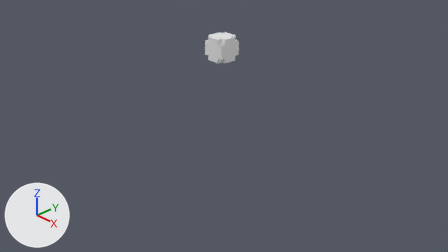
The Blender file Assets/Models/NormalBullet.blend as it was, and as the next commit left it.
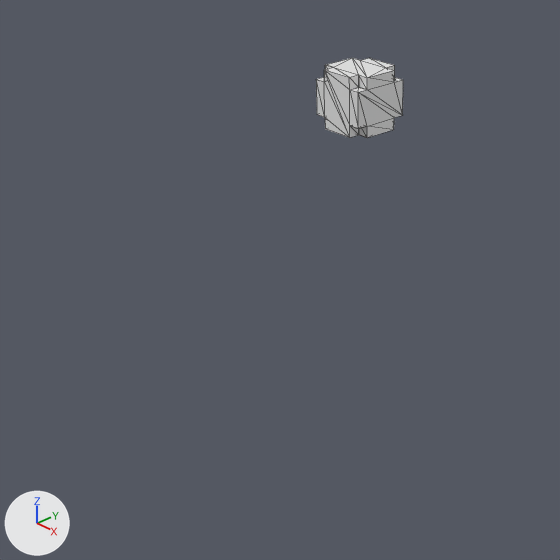
Each version appears first from the file's camera 'Camera', and next in a close-up on the part from 18% to 67% of the width and 4% to 91% of the height. The axes (+X, +Y, +Z) are drawn at lower left. The lights are the same throughout. The close-ups show mesh edges as thin lines. Materials are left out; every surface is plain grey.

In view in the first close-up: 'NormalBullet'.
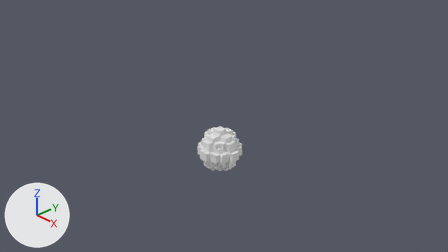
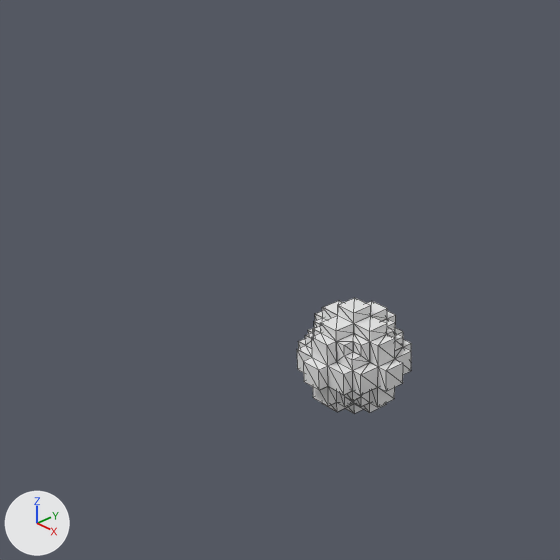
Location of each change, [x1, y1, x2, y2] in pixels of the close-ups (560 x 560 px; the box of a moved part takes in the faces that stretch with it):
'NormalBullet', reshaped, moved (31% wider, 43% taller)
    before: [316, 58, 403, 138]
    after: [297, 298, 411, 413]
part 1 of me_normalbullet, moved or reshaped (not visible afterwards)
    before: [350, 126, 359, 138]
part 2 of me_normalbullet, moved or reshaped (not visible afterwards)
    before: [349, 75, 359, 89]
part 3 of me_normalbullet, moved or reshaped (not visible before)
    after: [345, 397, 353, 406]
part 4 of me_normalbullet, moved or reshaped (not visible before)
    after: [344, 342, 353, 356]
part 5 of me_normalbullet, moved or reshaped (not visible afterwards)
    before: [359, 126, 367, 138]
part 6 of me_normalbullet, moved or reshaped
    before: [359, 75, 367, 90]
    after: [314, 322, 320, 328]
part 7 of me_normalbullet, moved or reshaped (not visible before)
    after: [353, 397, 361, 407]
part 8 of me_normalbullet, moved or reshaped (not visible before)
    after: [353, 342, 361, 356]
part 9 of me_normalbullet, moved or reshaped (not visible afterwards)
    before: [350, 87, 366, 92]
part 10 of me_normalbullet, moved or reshaped
    before: [317, 77, 324, 81]
    after: [306, 332, 313, 338]
part 11 of me_normalbullet, moved or reshaped (not visible before)
    after: [345, 352, 360, 360]
part 12 of me_normalbullet, deleted
    before: [316, 58, 403, 138]
part 13 of me_normalbullet, added
    after: [297, 298, 411, 413]

Patch to the scene script:
```diff
--- a/Assets/Models/NormalBullet.blend.py
+++ b/Assets/Models/NormalBullet.blend.py
@@ me_normalbullet @@
 # used by ob_normalbullet; location = (0.25, 0.25, 2.25); rotation_euler = (1.571, 0.0, -3.142), in degrees (90, 0, -180)
-me_normalbullet.from_pydata(...)  # 168 vertices, 108 faces; spans x -0.25..0.25, y -0.25..0.25, z -0.25..0.25
+me_normalbullet.from_pydata(...)  # 600 vertices, 396 faces; spans x -0.969..0.031, y -0.477..0.523, z -0.523..0.477
+# me_normalbullet part 1: the loose piece of 4 vertices spanning x -0.15, y -0.25..-0.15, z -0.25..-0.15 is moved by (-0.119, -0.027, -0.073)
+# me_normalbullet part 2: the loose piece of 4 vertices spanning x -0.15, y 0.15..0.25, z -0.25..-0.15 is moved by (-0.119, 0.073, -0.073)
+# me_normalbullet part 3: the loose piece of 4 vertices spanning x 0.15, y -0.25..-0.15, z -0.25..-0.15 is moved by (-0.819, -0.027, -0.073)
+# me_normalbullet part 4: the loose piece of 4 vertices spanning x 0.15, y 0.15..0.25, z -0.25..-0.15 is moved by (-0.819, 0.073, -0.073)
+# me_normalbullet part 5: the loose piece of 4 vertices spanning x -0.25..-0.15, y -0.25..-0.15, z -0.15 is moved by (-0.019, -0.027, -0.073)
+# me_normalbullet part 6: the loose piece of 4 vertices spanning x -0.25..-0.15, y 0.15..0.25, z -0.15 is moved by (-0.019, 0.073, -0.073)
+# me_normalbullet part 7: the loose piece of 4 vertices spanning x -0.25..-0.15, y -0.25..-0.15, z 0.15 is moved by (-0.519, -0.027, -0.373)
+# me_normalbullet part 8: the loose piece of 4 vertices spanning x -0.25..-0.15, y 0.15..0.25, z 0.15 is moved by (-0.519, 0.073, -0.373)
+# me_normalbullet part 9: the loose piece of 4 vertices spanning x -0.25..-0.15, y 0.15, z -0.25..-0.15 is moved by (-0.519, -0.327, -0.073)
+# me_normalbullet part 10: the loose piece of 4 vertices spanning x 0.15..0.25, y 0.15, z -0.25..-0.15 is moved by (-0.419, 0.073, -0.073)
+# me_normalbullet part 11: the loose piece of 4 vertices spanning x 0.15..0.25, y -0.15, z -0.25..-0.15 is moved by (-0.919, 0.373, -0.073)
+# me_normalbullet part 12: 6 loose pieces with 72 vertices, spanning x -0.25..0.25, y -0.25..0.25, z -0.25..0.25, are deleted
+# me_normalbullet part 13: 504 vertices added at x -0.969..0.031, y -0.477..0.523, z -0.523..0.477
@@ ob_normalbullet @@
 ob_normalbullet = bpy.data.objects.new('NormalBullet', me_normalbullet)
-ob_normalbullet.location = (0.25, 0.25, 2.25)
+ob_normalbullet.location = (0.0, 0.0, 0.0)
 ob_normalbullet.rotation_euler = (1.571, 0.0, -3.142)  # degrees (90, 0, -180)
```
